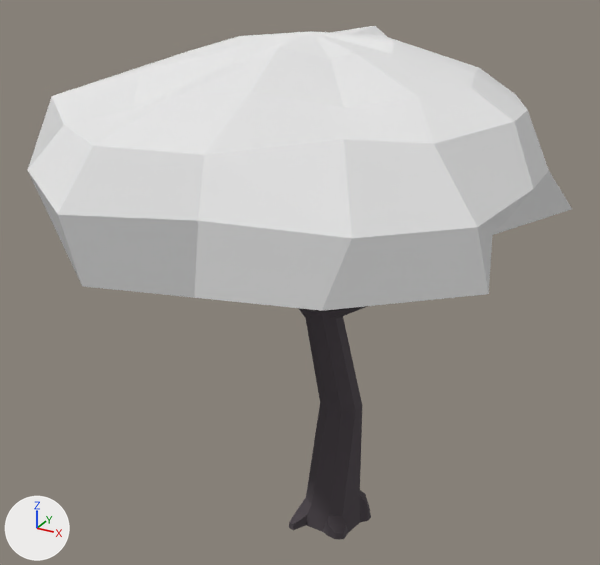
Renders of the glTF model fasc-sim-map/Map/Environ/leafy_tree_3.gltf from each side of a commit.
Camera for both pictures: a 50 mm lens placed at (4.24, -8.33, 7.58), pointed at (-0.16, -0.32, 3.58). The axes (+X, +Y, +Z) are drawn at lower left. The lights are the same throughout. Where no turn or scale is listed for an object, it has been applied to the vertices.

Names of what the first picture shows: 'Branch', 'Branch.001', 'Leaves', 'Trunk-col'.
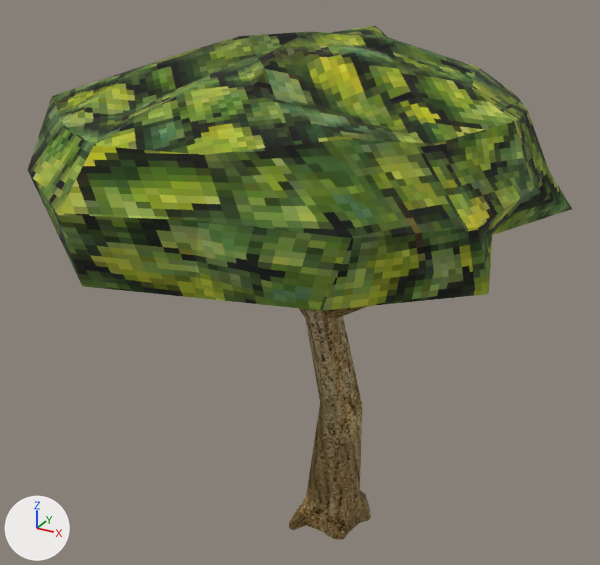
The change in detail:
Picture 'leaves_1' (img_leaves_1) is new.
Picture 'brown_bark_1' (img_brown_bark_1) is new.
In material 'Wood' (mat_wood), base_color is no longer (0.0766, 0.0627, 0.0729), dark grey #4e474c.
In material 'Wood' (mat_wood), texture is now set to img_brown_bark_1.
In material 'Leaves' (mat_leaves), base_color is no longer (0.8, 0.8, 0.8), white #e7e7e7.
In material 'Leaves' (mat_leaves), texture is now set to img_leaves_1.

Pixel boxes (x1, y1, x2, y2) of what changed, in the pictures (600 x 565 px):
'Leaves', surface changed (white to green)
    both: (28, 26, 572, 311)
'Trunk-col', surface changed (black to brown)
    both: (289, 308, 371, 539)
'Branch.001', surface changed (black to brown)
    both: (327, 306, 367, 319)
'Branch', surface changed
    both: (306, 309, 317, 312)
